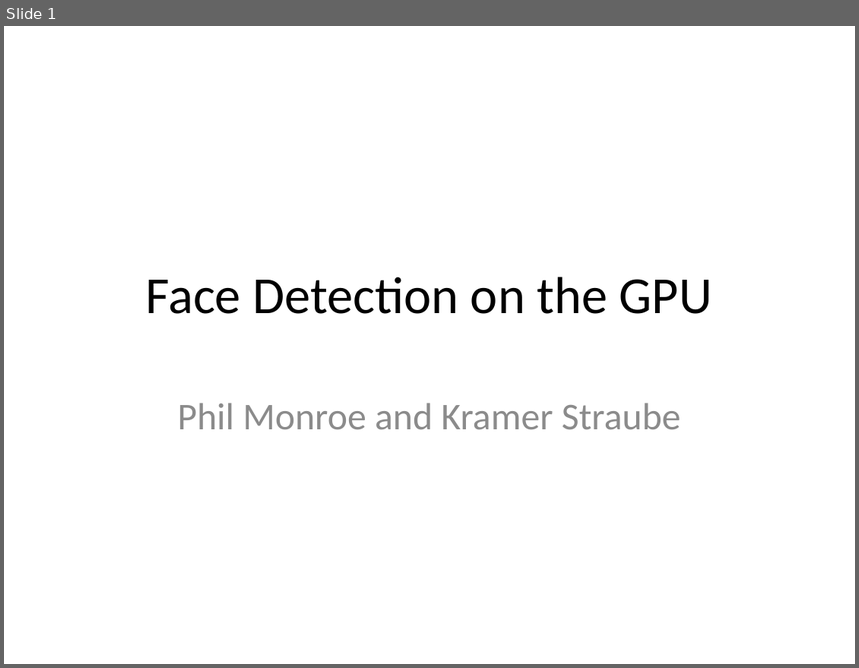
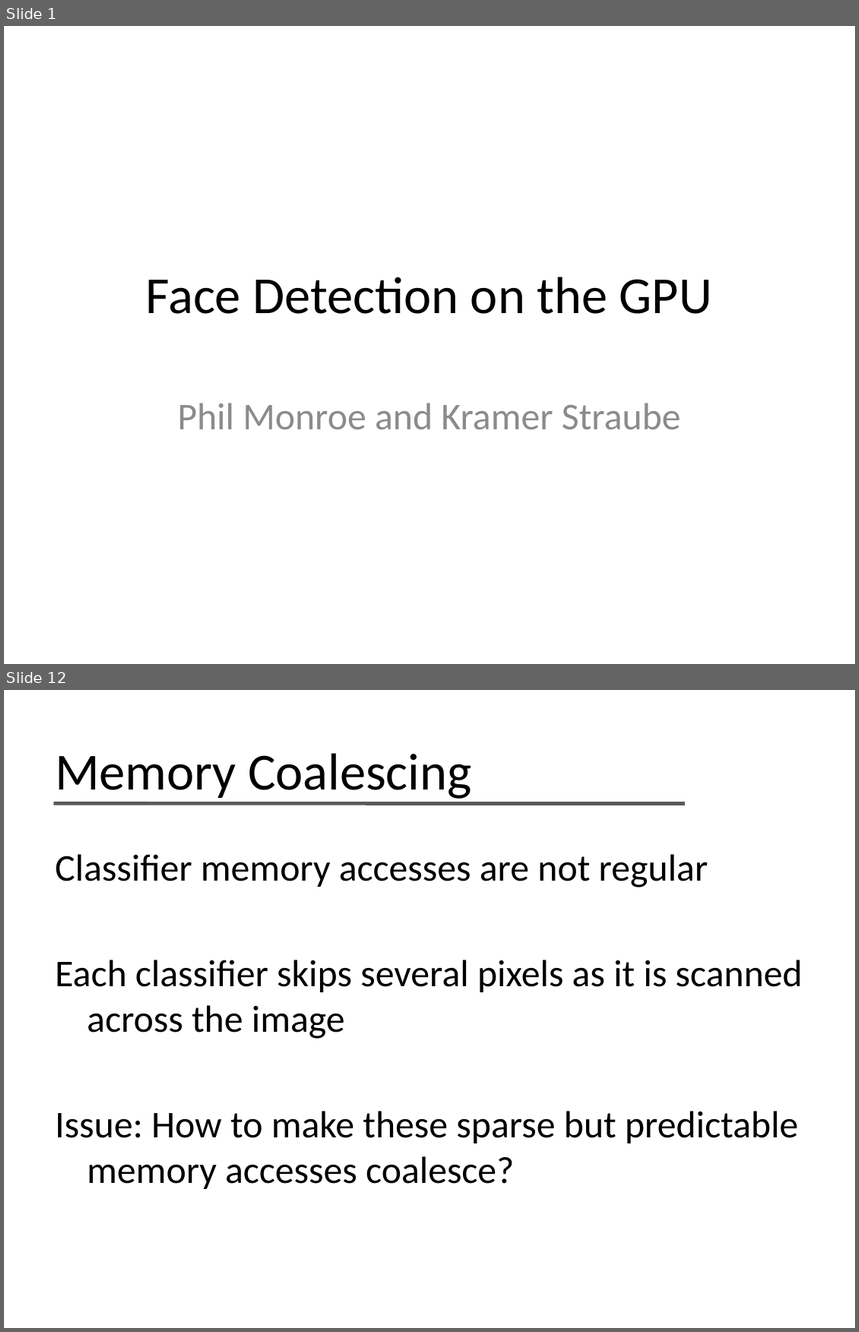
Before and after one commit to phil-monroe/EEC-277---GPU-Face-Detect, a slide deck: presentation/Face Detection on the GPU.pptx. Shown one above the other, each under a label of ours: slide 1 before the commit, slides 1 and 12 after it; the slides between them are not shown. The pictures are 859x668 and 859x1332 pixels, drawn with LibreOffice and Linux fonts; fonts in the diff are those of the drawing. Boxes give left, top, right and bottom in pixels: in the first picture for what was removed or moved away, otherwise in the second. Text is boxed around its words. In the diff, an @@ line names an element or a change of style, - is before the commit and + after.

```diff
--- a/presentation/Face Detection on the GPU.pptx
+++ b/presentation/Face Detection on the GPU.pptx
@@ slide 12 added at <box>4,690,855,1328</box>, background #FFFFFF @@
@@ title added at <box>55,753,471,799</box>, 44 pt, text #000000 @@
+Memory Coalescing
@@ line added from (53, 803) to (685, 804), #595959 3 pt @@
@@ text added at <box>55,854,803,1189</box>, 32 pt, text #000000 @@
+Classifier memory accesses are not regular
+Each classifier skips several pixels as it is scanned across the image
+Issue: How to make these sparse but predictable memory accesses coalesce?
```
Also in this commit, not shown: 8 slides changed, 4 other slides added, 3 other files.
